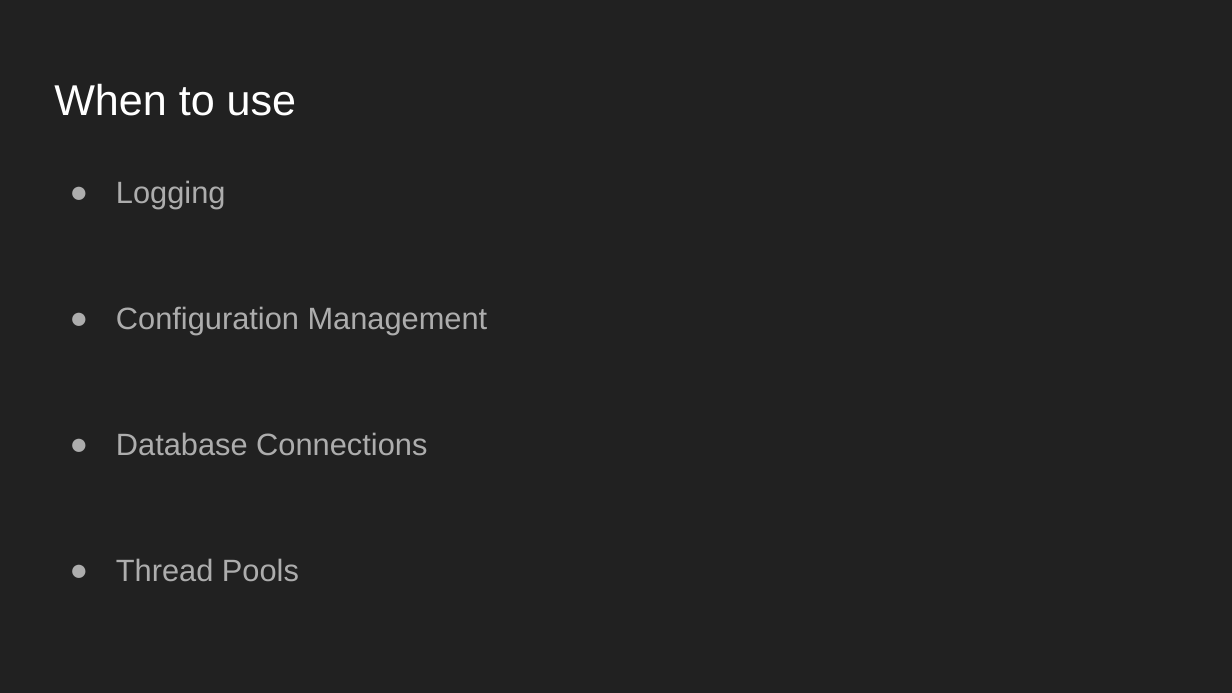
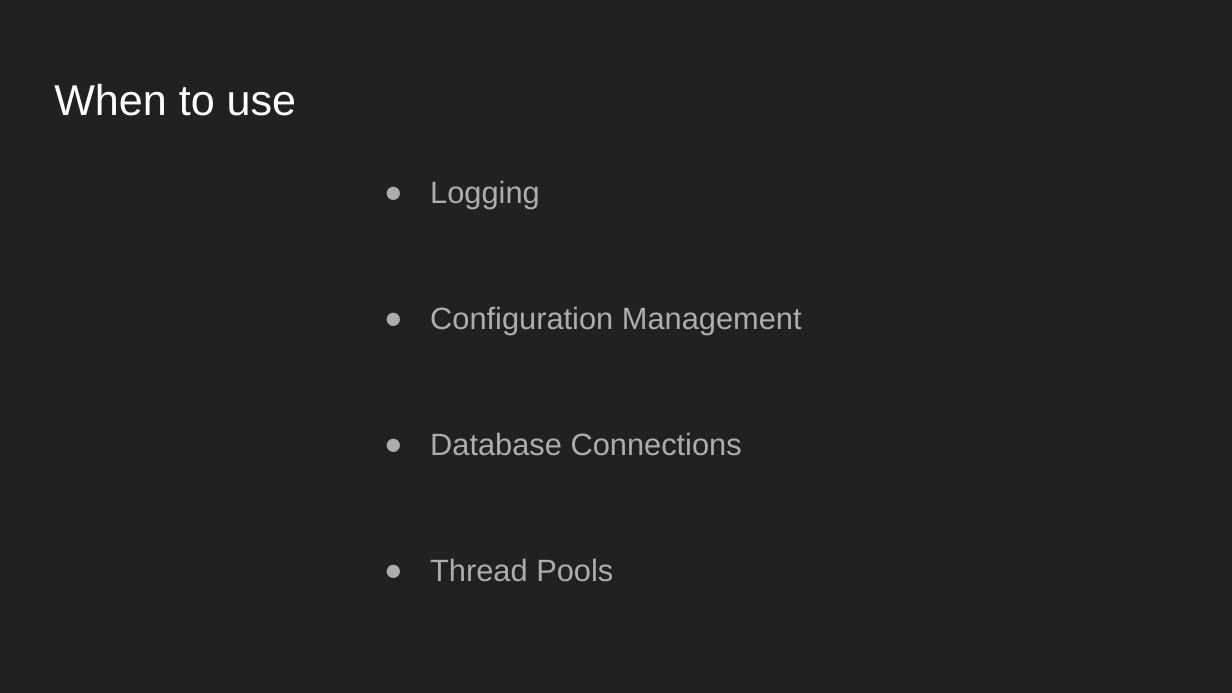
Before and after one commit to MarkXVI/Software_Engineering, a slide deck: slide 3 of Design_Pattern_Singelton_MarkHarvey.pptx. Drawn at 1232x693 pixels with LibreOffice and Linux fonts; fonts in the diff are those of the drawing; background and template pictures are left out. Boxes give left, top, right and bottom in pixels: in the first picture for what was removed or moved away, otherwise in the second. Text is boxed around its words. In the diff, an @@ line names an element or a change of style, - is before the commit and + after.

```diff
--- a/Design_Pattern_Singelton_MarkHarvey.pptx
+++ b/Design_Pattern_Singelton_MarkHarvey.pptx
@@ text "Logging": place and size @@
-text "Logging" at [116, 180, 488, 581]
+text "Logging" at [430, 180, 802, 581]
```
Also in this commit, not shown: 5 other slides changed, 2 slides added, 3 slides removed, 2 other files.
